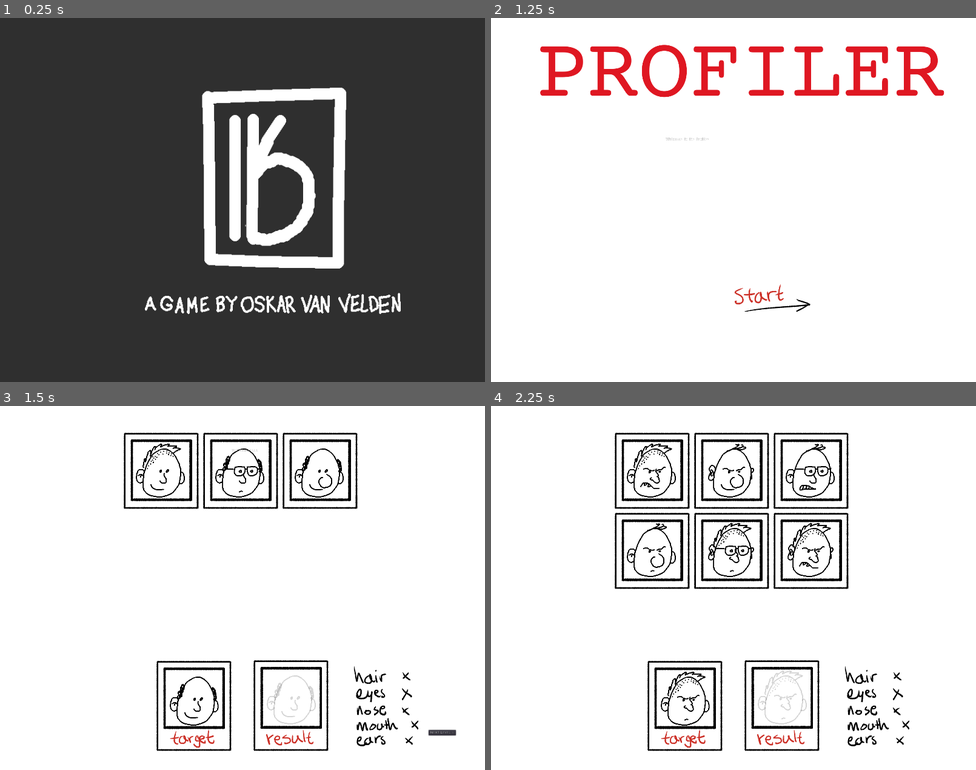
Above: before the commit, frames 1-4 (two rows, left to right).
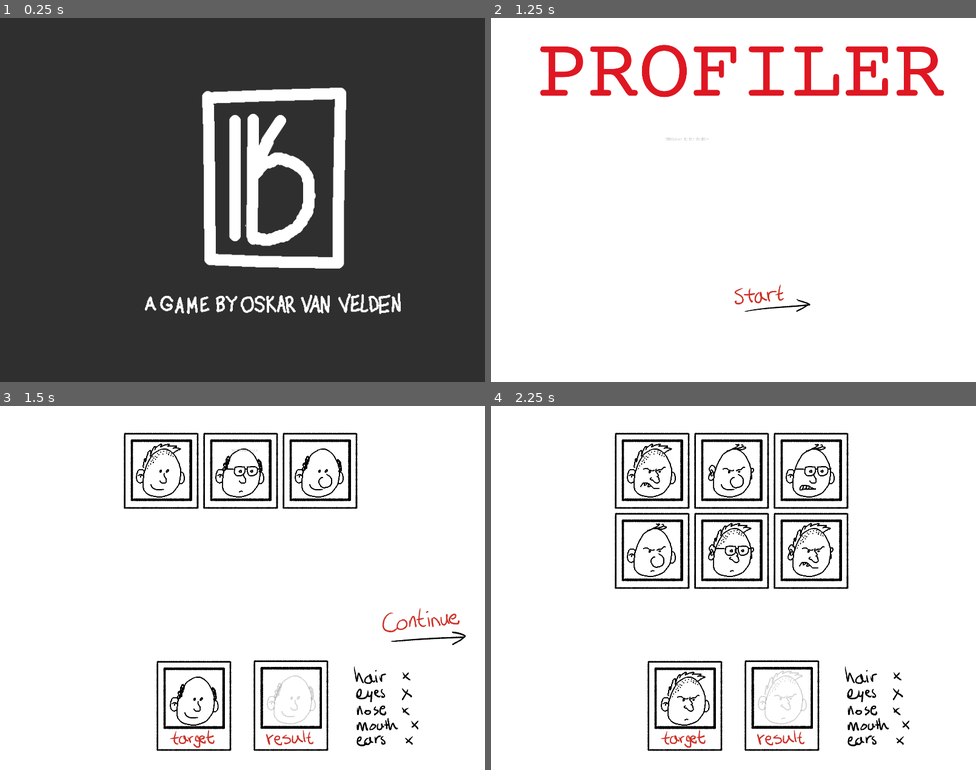
Above: after the commit, the same moments.

Repository: skarnl/godot--gmtk2021
Game: Godot game, scene res://screens/splash.tscn
Same seed, same stepped clock (60 frames per second), same inputs: the game is played once before the commit and once after it.
Inputs (mouse positions are in pixels of both pictures, inside the frame that each line leads up to; where the layout moved, square brackets give the same spot in the first picture):
- Up to frame 1 (0.25 s): no input
- Up to frame 2 (1.25 s): tap Enter at 0.5 s; move the mouse to (840, 181) at 0.52 s; click (840, 181) at 0.67 s
- Up to frame 3 (1.5 s): click (286, 686) at 1.25 s
- Up to frame 4 (2.25 s): click (922, 628) [932, 733] at 2 s

Frames 1-2 are identical in both runs. In frame 3, 0.4% of the frame differs, in the area x 78-96%, y 55-91%; in frame 4, nothing differs.

Commit message:
Show match message and continue button

Diff:
--- a/game/game.gd
+++ b/game/game.gd
@@ -18,6 +18,7 @@
 func _on_ready():
 	result.hide()
 	next_level_button.hide()
+	$MatchMessage.hide()
 
 #	get target configuration
 	target_config = target.get_configuration()
@@ -46,13 +47,12 @@
 		result.set_configuration( combined_configuration )
 		result_preview.set_updated_configuration( combined_configuration )
 
-		# TEMP DEBUG
-		result.mark_as_success = combined_configuration.get_hash() == target_config.get_hash()
-
-		if result.mark_as_success:
+		if combined_configuration.get_hash() == target_config.get_hash():
 			next_level_button.show()
+			$MatchMessage.show()
 		else:
 			next_level_button.hide()
+			$MatchMessage.hide()
 
 		summary.update_summary(combined_configuration, target_config)
 
--- a/game/game.tscn
+++ b/game/game.tscn
@@ -9,6 +9,9 @@
 [ext_resource path="res://assets/images/TargetPolaroid.png" type="Texture" id=7]
 [ext_resource path="res://entities/result/summary.tscn" type="PackedScene" id=8]
 [ext_resource path="res://entities/result/result_preview.tscn" type="PackedScene" id=9]
+[ext_resource path="res://assets/images/MatchMessage_m005.png" type="Texture" id=10]
+[ext_resource path="res://assets/images/ContinueButton_m005.png" type="Texture" id=11]
+[ext_resource path="res://assets/images/ContinueButtonHover_m005.png" type="Texture" id=12]
 
 [node name="Game" type="Node2D"]
 script = ExtResource( 2 )
@@ -42,54 +45,20 @@
 [node name="Market" parent="." instance=ExtResource( 1 )]
 position = Vector2( 853, 94.435 )
 
-[node name="Control" type="Control" parent="."]
+[node name="MatchMessage" type="Sprite" parent="."]
 visible = false
-margin_right = 40.0
-margin_bottom = 40.0
-mouse_filter = 2
-__meta__ = {
-"_edit_use_anchors_": false
-}
+position = Vector2( 1022.85, 835.084 )
+texture = ExtResource( 10 )
 
-[node name="Label" type="Label" parent="Control"]
-margin_left = 1496.71
-margin_top = 358.141
-margin_right = 1544.71
-margin_bottom = 372.141
-rect_scale = Vector2( 2.77392, 2.57994 )
-text = "TARGET"
-__meta__ = {
-"_edit_use_anchors_": false
-}
-
-[node name="Label2" type="Label" parent="Control"]
-margin_left = 1519.87
-margin_top = 1017.41
-margin_right = 1567.87
-margin_bottom = 1031.41
-rect_scale = Vector2( 2.77392, 2.57994 )
-text = "RESULT"
-__meta__ = {
-"_edit_use_anchors_": false
-}
-
-[node name="Label3" type="Label" parent="Control"]
-margin_left = 356.359
-margin_top = 21.3815
-margin_right = 417.359
-margin_bottom = 35.3815
-rect_scale = Vector2( 2.77392, 2.57994 )
-text = "SUSPECTS"
-__meta__ = {
-"_edit_use_anchors_": false
-}
-
-[node name="NextLevelButton" type="Button" parent="."]
-margin_left = 1507.4
-margin_top = 1138.57
-margin_right = 1519.4
-margin_bottom = 1158.57
-text = "NEXT LEVEL >"
+[node name="NextLevelButton" type="TextureButton" parent="."]
+anchor_right = 0.551
+margin_left = 1337.52
+margin_top = 703.445
+margin_right = 1690.52
+margin_bottom = 870.445
+mouse_default_cursor_shape = 2
+texture_normal = ExtResource( 11 )
+texture_hover = ExtResource( 12 )
 __meta__ = {
 "_edit_use_anchors_": false
 }
--- a/game/tutorial/tutorial.gd
+++ b/game/tutorial/tutorial.gd
@@ -29,6 +29,7 @@
 
 func _on_ready():
 	result.hide()
+	$MatchMessage.hide()
 
 	# head, hair, eyes, ears, nose, mouth
 	target_config = Configuration.new({
Binary file added: assets/images/ContinueButtonHover_m005.png
Not shown, added: assets/images/ContinueButtonHover_m005.png.import
Binary file added: assets/images/ContinueButton_m005.png
Not shown, added: assets/images/ContinueButton_m005.png.import
Binary file added: assets/images/MatchMessage_m005.png
Not shown, added: assets/images/MatchMessage_m005.png.import
Not shown: 1 places in game/game.tscn that only renumber resources
